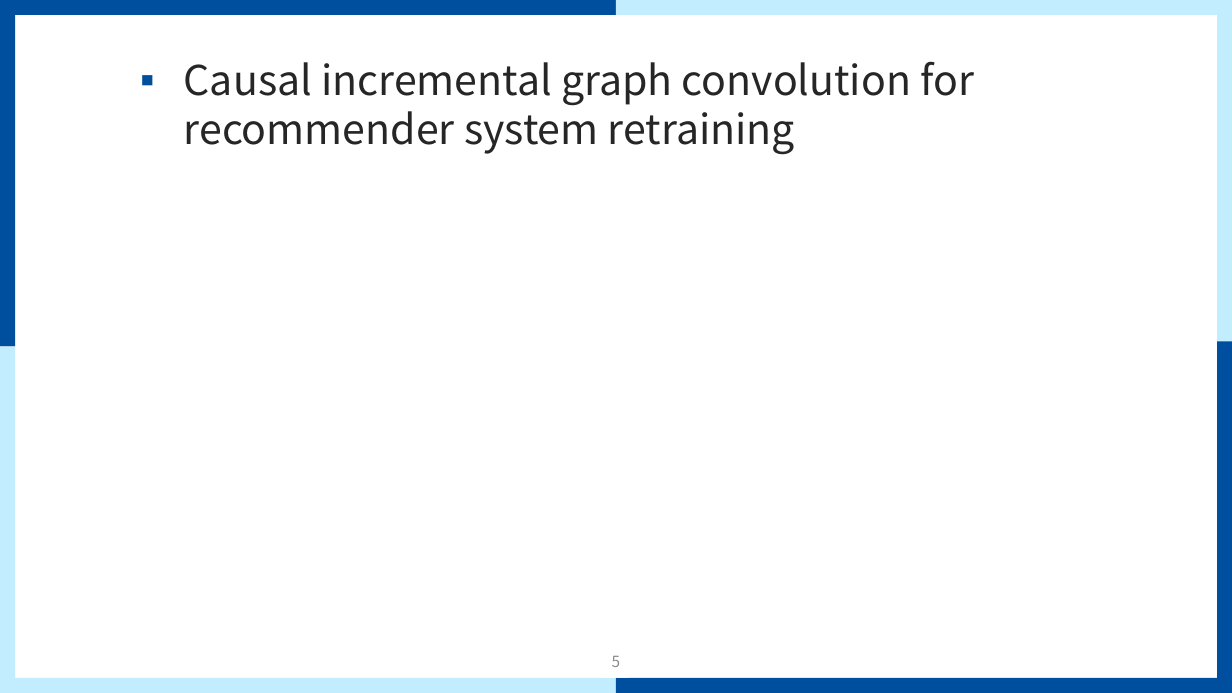
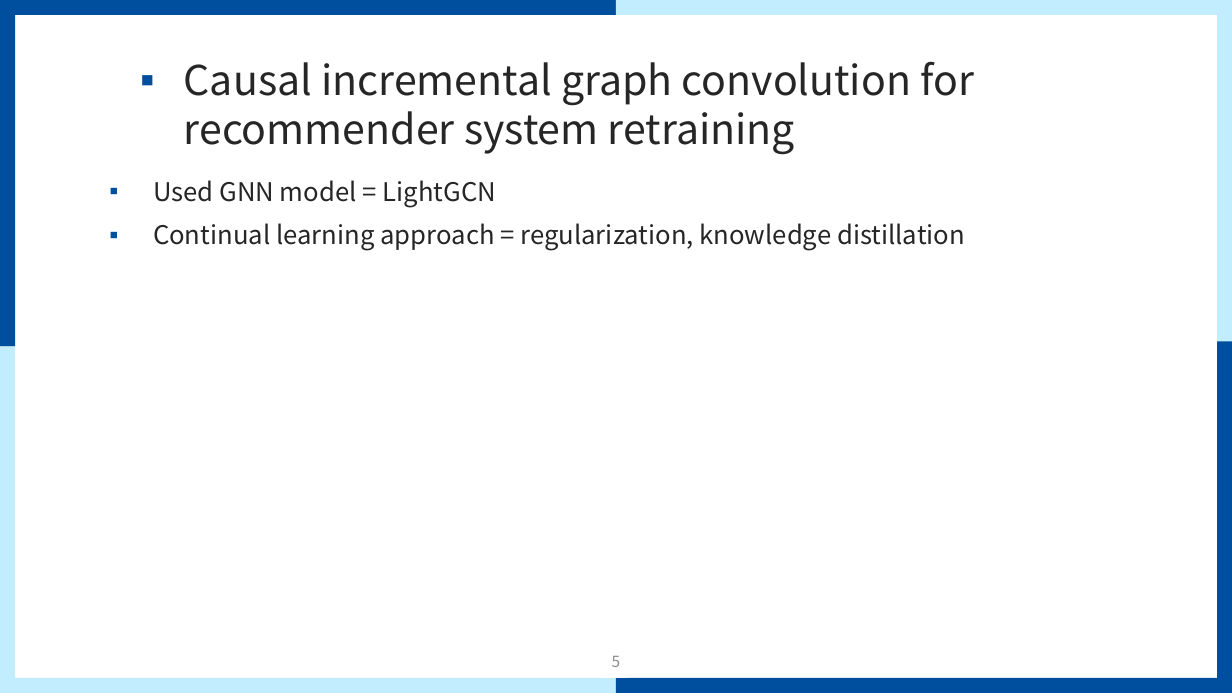
Before and after one commit to mmvv11/GraduateStudies, a slide deck: slide 5 of papers/papersForKCC/논문 관련 조사 및 아이디어.pptx. Drawn at 1232x693 pixels with LibreOffice and Linux fonts; fonts in the diff are those of the drawing; background and template pictures are left out. Boxes give left, top, right and bottom in pixels: in the first picture for what was removed or moved away, otherwise in the second. Text is boxed around its words. In the diff, an @@ line names an element or a change of style, - is before the commit and + after.

```diff
--- a/papers/papersForKCC/논문 관련 조사 및 아이디어.pptx
+++ b/papers/papersForKCC/논문 관련 조사 및 아이디어.pptx
@@ text added at (153,180,965,251), 20 pt, text #262626 @@
+▪ Used GNN model = LightGCN
+▪ Continual learning approach = regularization, knowledge distillation
```
Also in this commit, not shown: 2 other slides changed.
